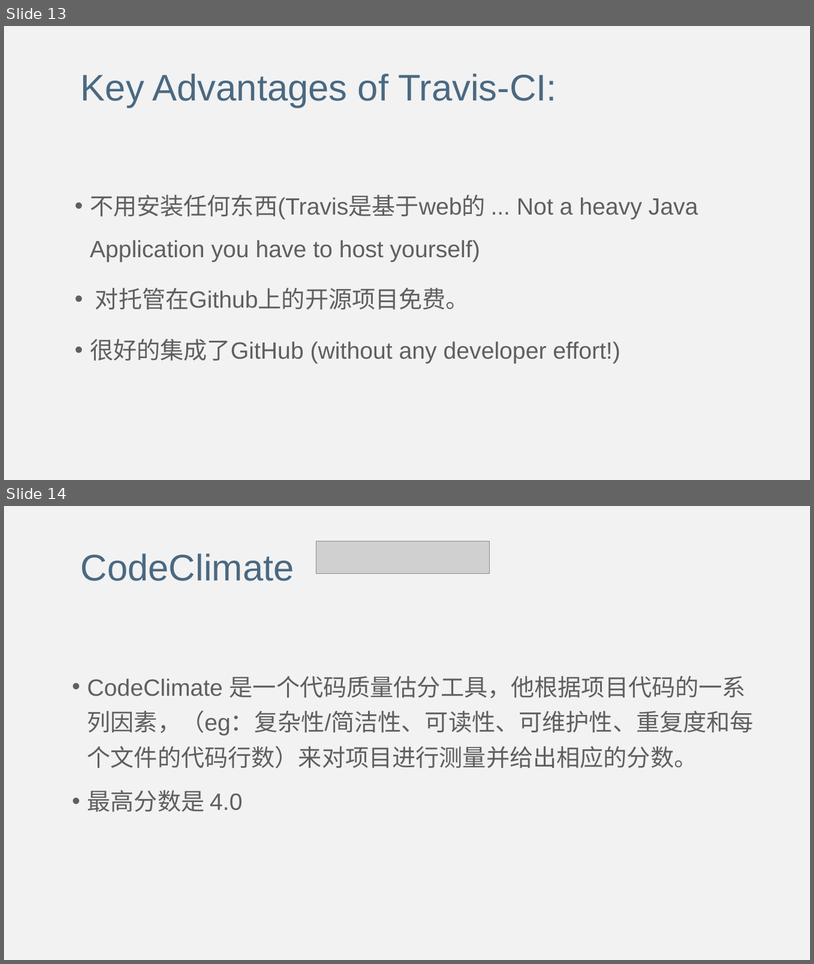
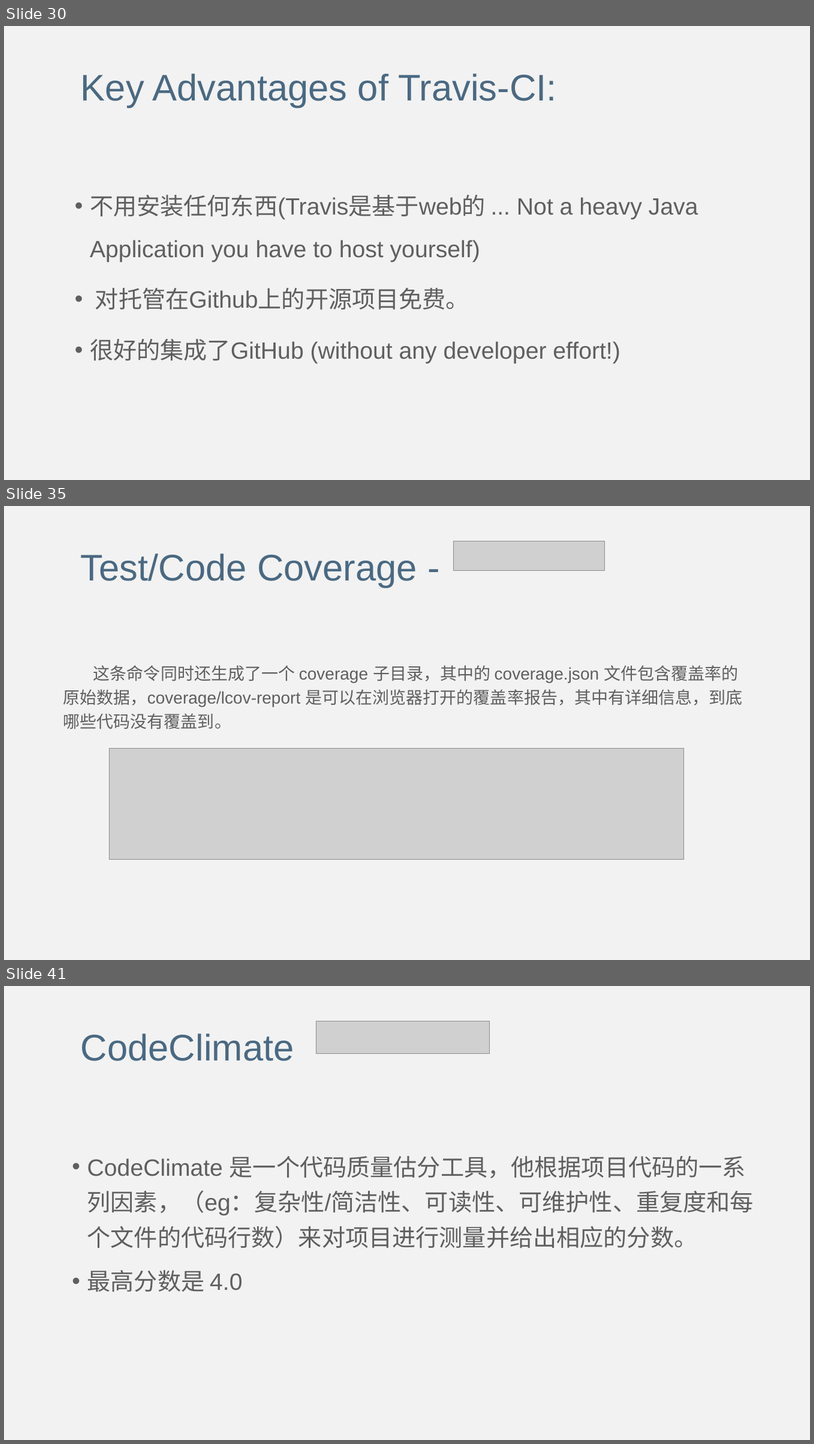
Before and after one commit to lulin1/Code-Repository-Badges, a slide deck: Code Repository Badges.pptx. Shown one above the other, each under a label of ours: slides 13 and 14 before the commit, slides 30, 35 and 41 after it; the slides between them are not shown. The pictures are 814x964 and 814x1444 pixels, drawn with LibreOffice and Linux fonts; fonts in the diff are those of the drawing; grey boxes stand for pictures. Boxes give left, top, right and bottom in pixels: in the first picture for what was removed or moved away, otherwise in the second. Text is boxed around its words. In the diff, an @@ line names an element or a change of style, - is before the commit and + after.

Commit message:
Update ppt of CI&CodeCoverage

```diff
--- a/Code Repository Badges.pptx
+++ b/Code Repository Badges.pptx
@@ slide 35 added at (4,506,810,960), background #F2F2F2 @@
@@ picture added at (454,541,605,571) @@
@@ text added at (81,553,417,588), 44 pt, text #4A6982 @@
+Test/Code Coverage -
@@ text added at (63,665,743,729), 20 pt, text #5F5F5F @@
+这条命令同时还生成了一个 coverage 子目录，其中的 coverage.json 文件包含覆盖率的原始数据，coverage/lcov-report 是可以在浏览器打开的覆盖率报告，其中有详细信息，到底哪些代码没有覆盖到。
@@ picture added at (109,748,684,859) @@
@@ what was slide 13 is now slide 30 @@
@@ what was slide 14 is now slide 41 @@
```
Also in this commit, not shown: 2 slides changed, 26 other slides added.
